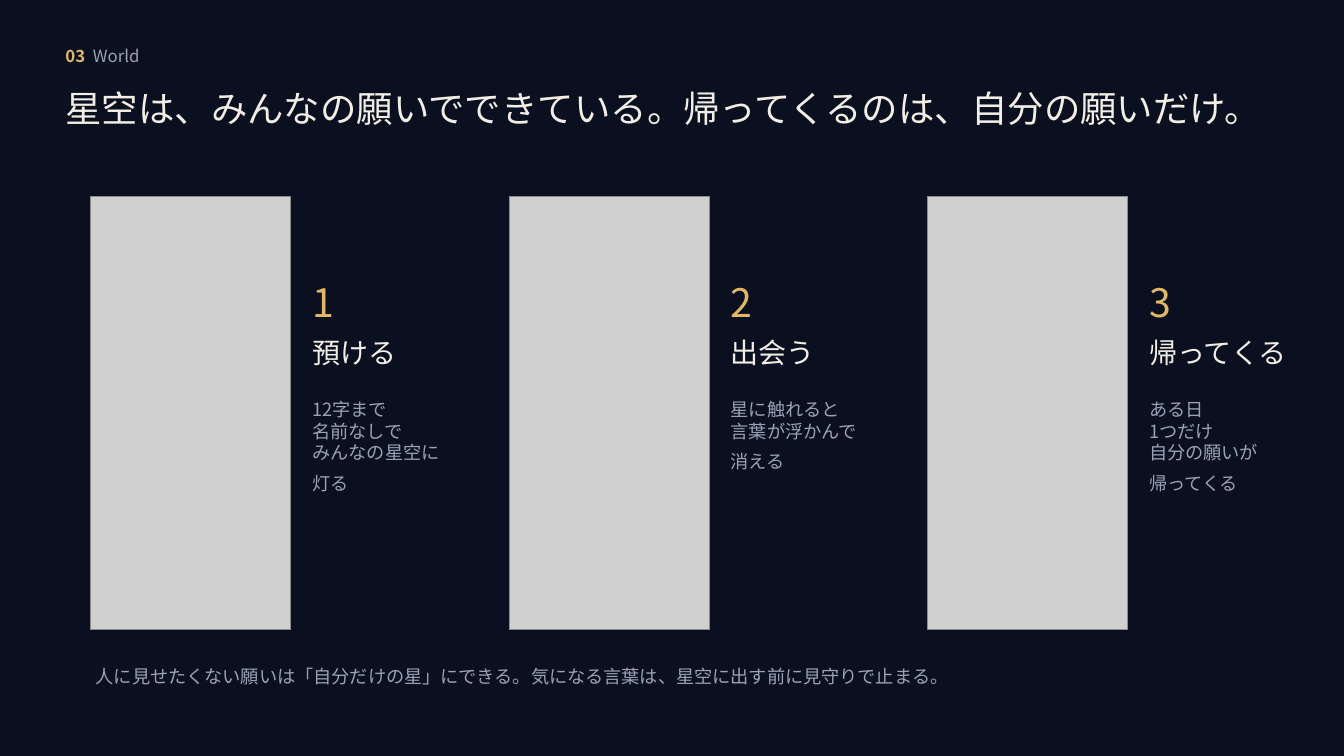
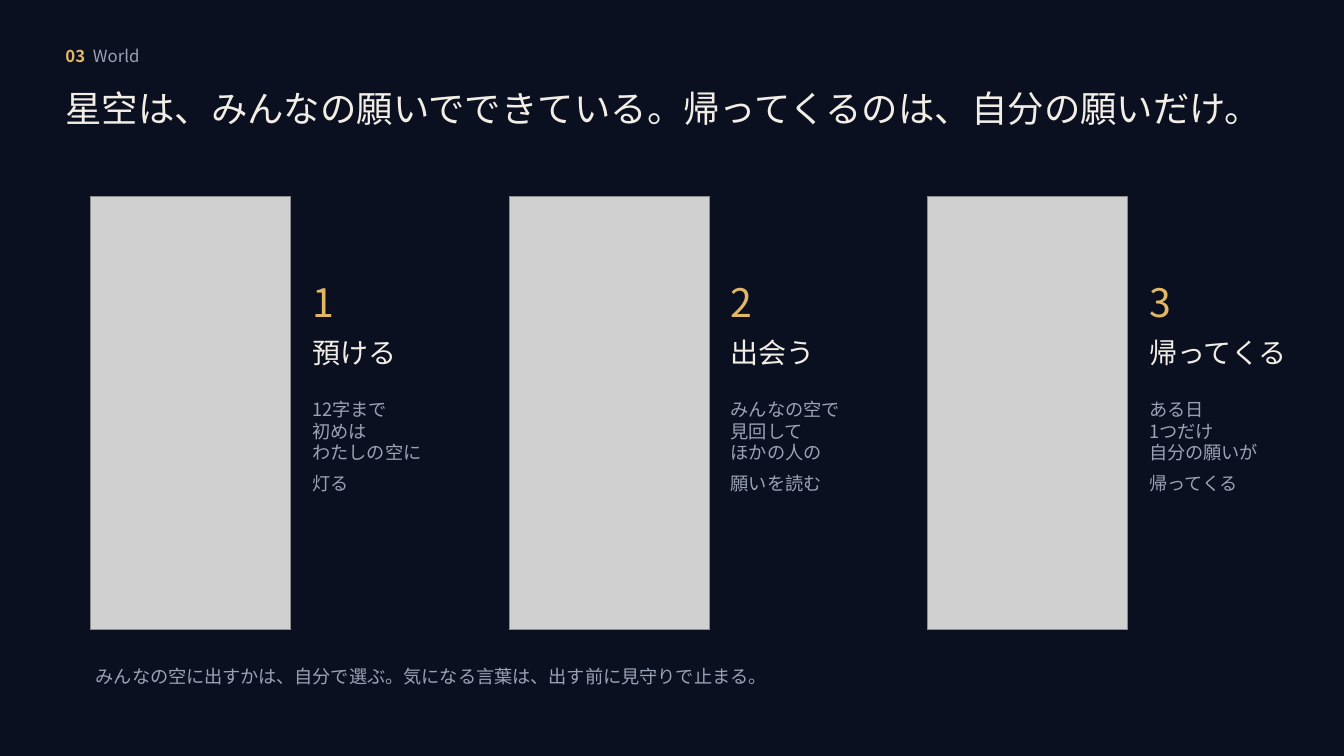
Before and after one commit to mai-san447/hello-earth-25143, a slide deck: slide 4 of deliverables/2026-10-11-gga-selection/MORUNE25143_GGAセレクション_2026-10-11.pptx. Drawn at 1344x756 pixels with LibreOffice and Linux fonts; fonts in the diff are those of the drawing; grey boxes stand for pictures. Boxes give left, top, right and bottom in pixels: in the first picture for what was removed or moved away, otherwise in the second. Text is boxed around its words. In the diff, an @@ line names an element or a change of style, - is before the commit and + after.

```diff
--- a/deliverables/2026-10-11-gga-selection/MORUNE25143_GGAセレクション_2026-10-11.pptx
+++ b/deliverables/2026-10-11-gga-selection/MORUNE25143_GGAセレクション_2026-10-11.pptx
@@ text at [312,401,421,492]: text changed @@
-12字まで
-名前なしで
-みんなの星空に
-灯る
+12字まで
+初めは
+わたしの空に
+灯る
@@ text at [731,401,840,492]: text changed @@
-星に触れると
-言葉が浮かんで
-消える
+みんなの空で
+見回して
+ほかの人の
+願いを読む
@@ text at [96,668,767,685]: text changed @@
-人に見せたくない願いは「自分だけの星」にできる。気になる言葉は、星空に出す前に見守りで止まる。
+みんなの空に出すかは、自分で選ぶ。気になる言葉は、出す前に見守りで止まる。
```
Also in this commit, not shown: 2 other slides changed, 22 other files.
